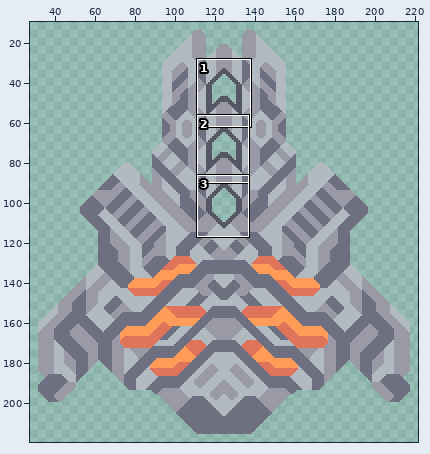
One commit to this sprite sheet: assets/sprites/expansion/units/t5/war/war-weapon.png. The first picture is a wide view before the edit; the outline marks the close-up.
Close-up. As it was:
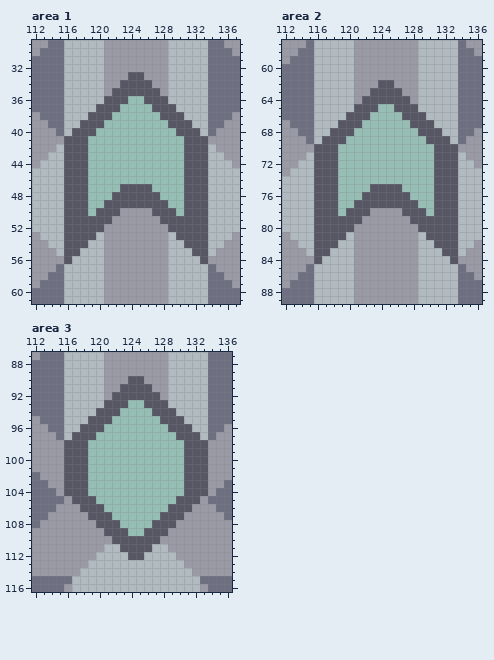
The file is 250x285 pixels. Shown: area 1: x 112..137, y 29..61; area 2: x 112..136, y 57..89; area 3: x 112..136, y 87..116. The wide view leaves out empty margins.
Now the later version:
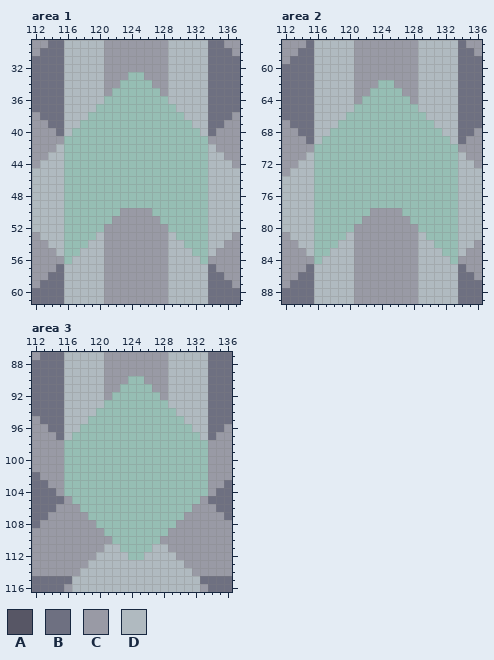
Palette (. is transparent): A #575665  B #6e7081  C #999aa5  D #b0bac0
Edits made:
Area 1:
y 33: x 124..125 AA -> ..
y 34: x 123..126 AAAA -> ....
y 35: x 122..127 AAAAAA -> ......
y 36: x 121..123 AAA -> ...; x 126..128 AAA -> ...
y 37: x 120..122 AAA -> ...; x 127..129 AAA -> ...
y 38: x 119..121 AAA -> ...; x 128..130 AAA -> ...
y 39: x 118..120 AAA -> ...; x 129..131 AAA -> ...
y 40: x 117..119 AAA -> ...; x 130..132 AAA -> ...
y 41..46: x 116..118 AAA -> ...; x 131..133 AAA -> ...
y 47: x 116..118 AAA -> ...; x 123..126 AAAA -> ....; x 131..133 AAA -> ...
y 48: x 116..118 AAA -> ...; x 122..127 AAAAAA -> ......; x 131..133 AAA -> ...
y 49: x 116..118 AAA -> ...; x 121..128 AAAAAAAA -> ........; x 131..133 AAA -> ...
y 50: x 116..118 AAA -> ...; x 120..122 AAA -> ...; x 127..129 AAA -> ...; x 131..133 AAA -> ...
y 51: x 116..121 AAAAAA -> ......; x 128..133 AAAAAA -> ......
y 52: x 116..120 AAAAA -> .....; x 129..133 AAAAA -> .....
y 53: x 116..119 AAAA -> ....; x 130..133 AAAA -> ....
y 54: x 116..118 AAA -> ...; x 131..133 AAA -> ...
y 55: x 116..117 AA -> ..; x 132..133 AA -> ..
y 56: x 116 A -> .; x 133 A -> .
Area 2:
y 62: x 124..125 AA -> ..
y 63: x 123..126 AAAA -> ....
y 64: x 122..127 AAAAAA -> ......
y 65: x 121..123 AAA -> ...; x 126..128 AAA -> ...
y 66: x 120..122 AAA -> ...; x 127..129 AAA -> ...
y 67: x 119..121 AAA -> ...; x 128..130 AAA -> ...
y 68: x 118..120 AAA -> ...; x 129..131 AAA -> ...
y 69: x 117..119 AAA -> ...; x 130..132 AAA -> ...
y 70..74: x 116..118 AAA -> ...; x 131..133 AAA -> ...
y 75: x 116..118 AAA -> ...; x 123..126 AAAA -> ....; x 131..133 AAA -> ...
y 76: x 116..118 AAA -> ...; x 122..127 AAAAAA -> ......; x 131..133 AAA -> ...
y 77: x 116..118 AAA -> ...; x 121..128 AAAAAAAA -> ........; x 131..133 AAA -> ...
y 78: x 116..118 AAA -> ...; x 120..122 AAA -> ...; x 127..129 AAA -> ...; x 131..133 AAA -> ...
y 79: x 116..121 AAAAAA -> ......; x 128..133 AAAAAA -> ......
y 80: x 116..120 AAAAA -> .....; x 129..133 AAAAA -> .....
y 81: x 116..119 AAAA -> ....; x 130..133 AAAA -> ....
y 82: x 116..118 AAA -> ...; x 131..133 AAA -> ...
y 83: x 116..117 AA -> ..; x 132..133 AA -> ..
y 84: x 116 A -> .; x 133 A -> .
Area 3:
y 90: x 124..125 AA -> ..
y 91: x 123..126 AAAA -> ....
y 92: x 122..127 AAAAAA -> ......
y 93: x 121..123 AAA -> ...; x 126..128 AAA -> ...
y 94: x 120..122 AAA -> ...; x 127..129 AAA -> ...
y 95: x 119..121 AAA -> ...; x 128..130 AAA -> ...
y 96: x 118..120 AAA -> ...; x 129..131 AAA -> ...
y 97: x 117..119 AAA -> ...; x 130..132 AAA -> ...
y 98..104: x 116..118 AAA -> ...; x 131..133 AAA -> ...
y 105: x 117..119 AAA -> ...; x 130..132 AAA -> ...
y 106: x 118..120 AAA -> ...; x 129..131 AAA -> ...
y 107: x 119..121 AAA -> ...; x 128..130 AAA -> ...
y 108: x 120..122 AAA -> ...; x 127..129 AAA -> ...
y 109: x 121..123 AAA -> ...; x 126..128 AAA -> ...
y 110: x 122..127 AAAAAA -> ......
y 111: x 123..126 AAAA -> ....
y 112: x 124..125 AA -> ..
Where, in picture pixels (left, top, right, bottom), the same in both close-ups:
erased: (64, 72, 208, 264)
erased: (314, 80, 458, 264)
erased: (64, 376, 208, 560)
